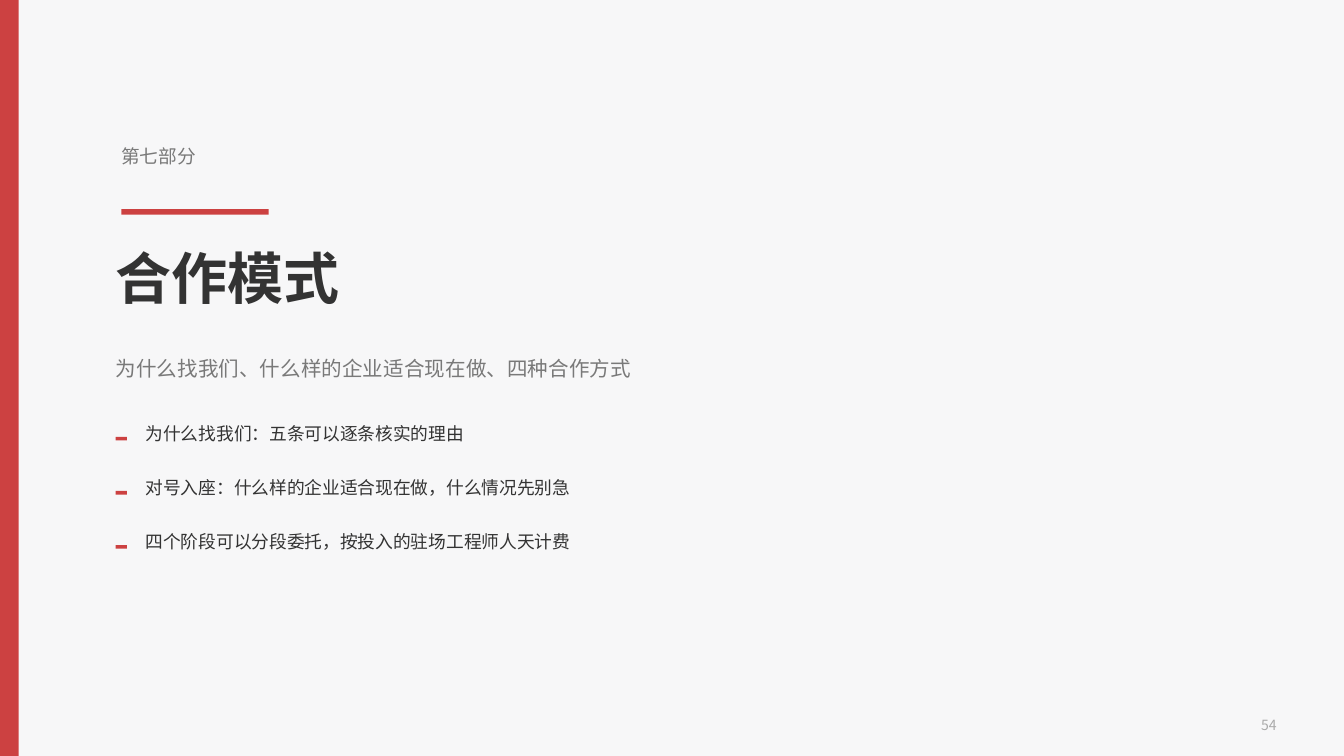
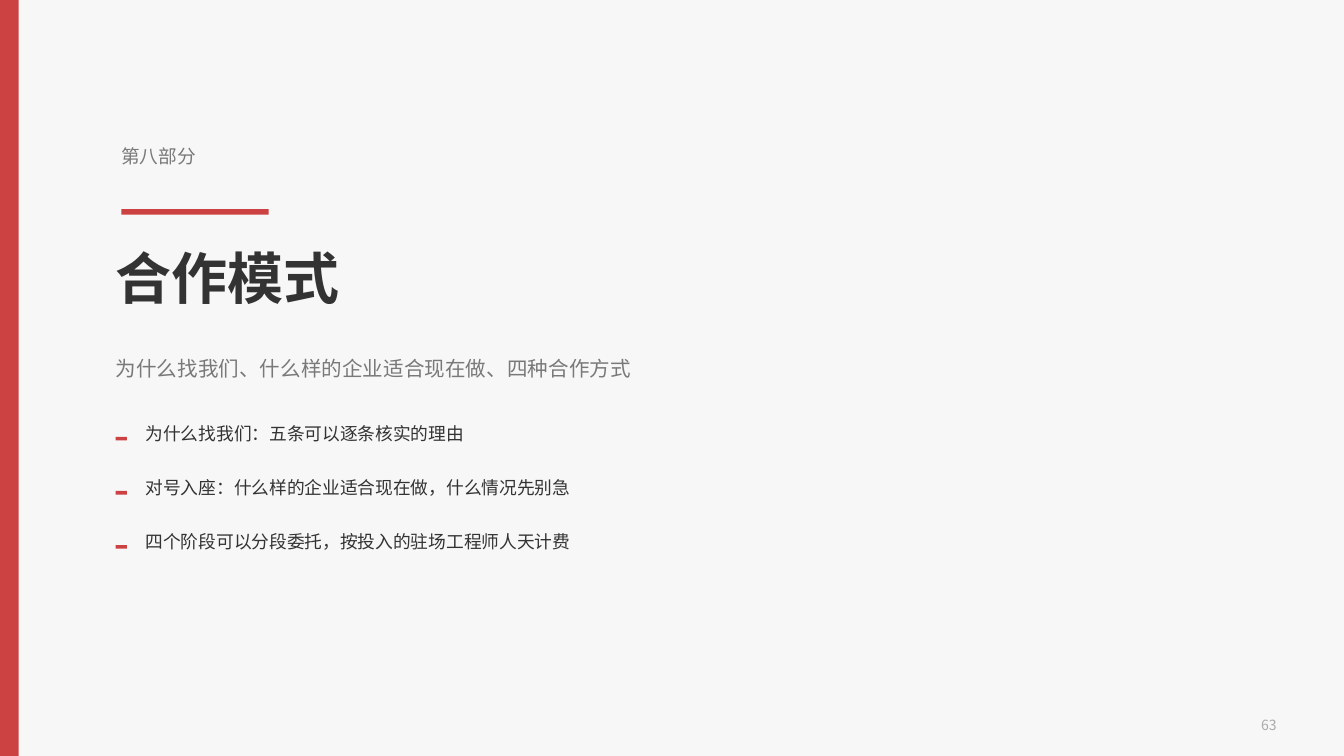
Before and after one commit to hveraus/ssw-business, a slide deck: slide 63 of SSW AI 业务_v2/SSW AI 业务_v3.pptx (slide 54 before the commit). Drawn at 1344x756 pixels with LibreOffice and Linux fonts; fonts in the diff are those of the drawing. Boxes give left, top, right and bottom in pixels: in the first picture for what was removed or moved away, otherwise in the second. Text is boxed around its words. In the diff, an @@ line names an element or a change of style, - is before the commit and + after.

```diff
--- a/SSW AI 业务_v2/SSW AI 业务_v3.pptx
+++ b/SSW AI 业务_v2/SSW AI 业务_v3.pptx
@@ text at [121, 147, 195, 165]: text changed @@
-第七部分
+第八部分
@@ text at [1261, 720, 1277, 730]: text changed @@
-54
+63
```
Also in this commit, not shown: 25 other slides changed, 2 other files.
